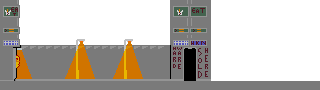
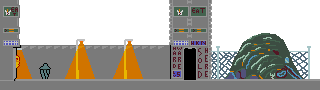
Revision of a layered 320×90 image; what changed, layer by layer:
added layer "bin" above "trashheap" over [39, 63, 51, 79]
added layer "trashheap" above "building1" over [39, 0, 320, 81]
painted on "building1" over [39, 0, 320, 81]
painted on "ground" over [39, 0, 320, 81]
